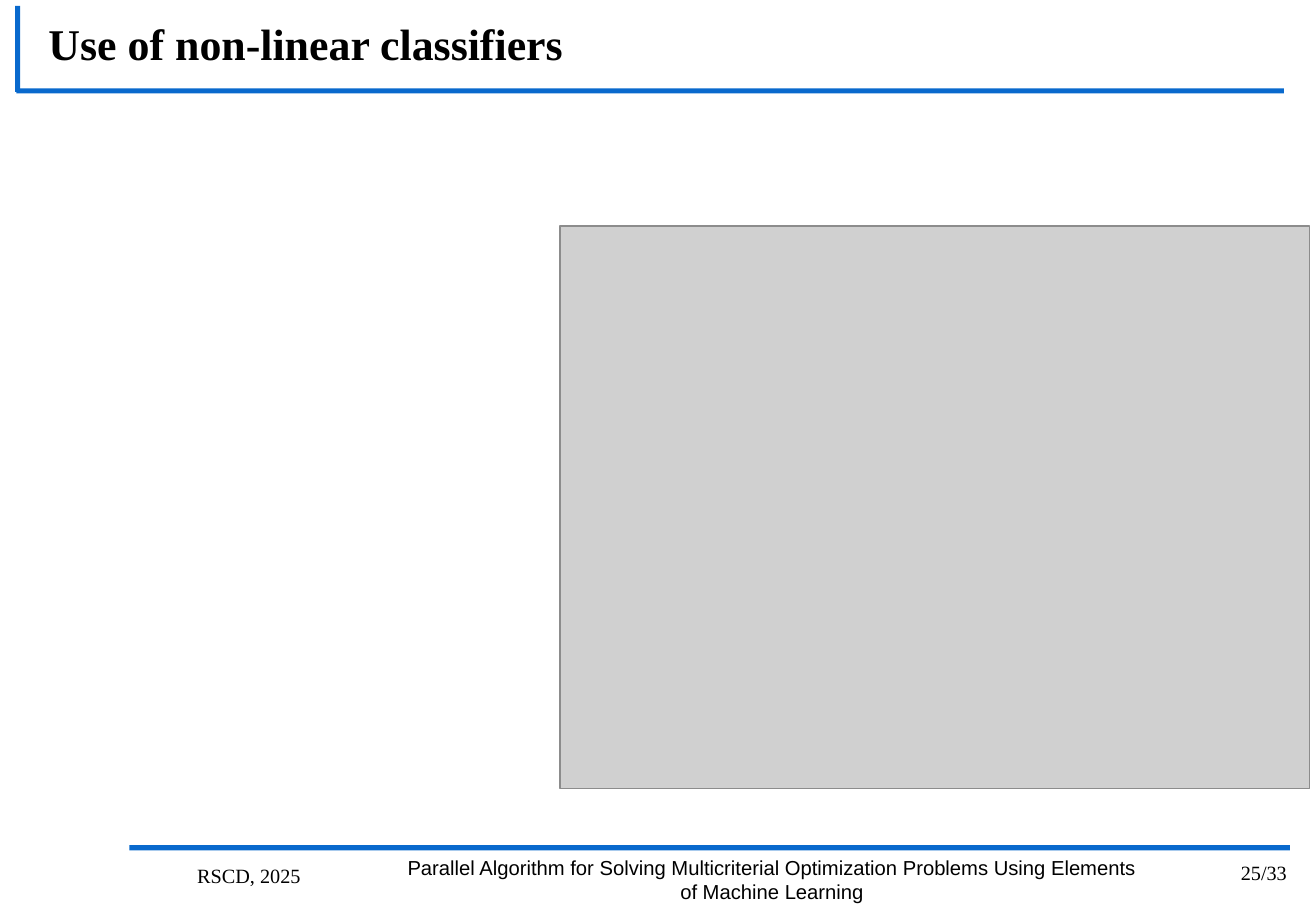
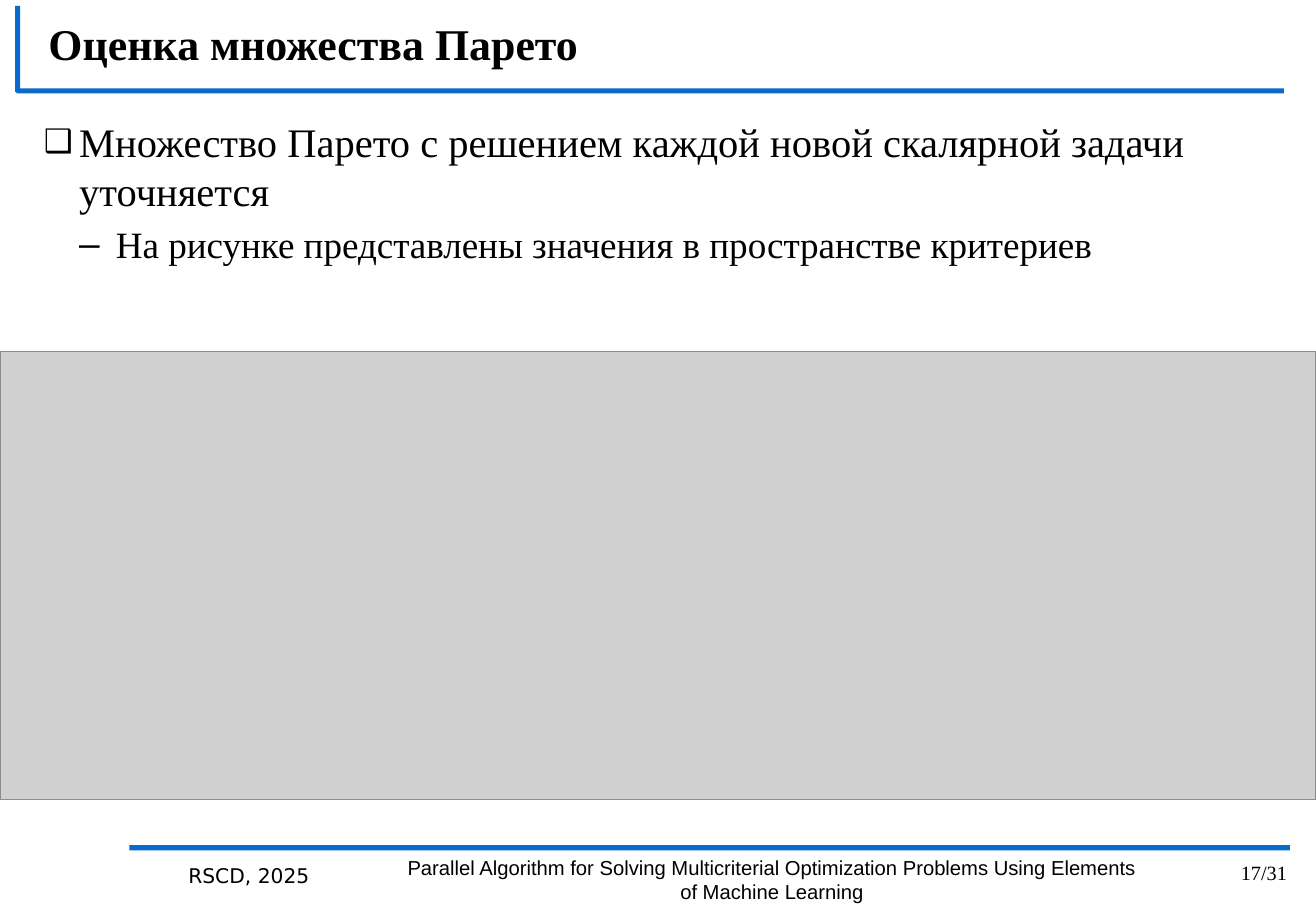
Before and after one commit to kabarkalov/GlobOptPapers, a slide deck: slide 17 of 2025/RSCD_MCO/RSCD25.pptx (slide 25 before the commit). Drawn at 1316x911 pixels with LibreOffice and Linux fonts; fonts in the diff are those of the drawing; grey boxes stand for pictures; background and template pictures are left out. Boxes give left, top, right and bottom in pixels: in the first picture for what was removed or moved away, otherwise in the second. Text is boxed around its words. In the diff, an @@ line names an element or a change of style, - is before the commit and + after.

```diff
--- a/2025/RSCD_MCO/RSCD25.pptx
+++ b/2025/RSCD_MCO/RSCD25.pptx
@@ title at [48, 31, 578, 70]: text changed @@
-Use of non-linear classifiers
+Оценка множества Парето
@@ text added at [79, 129, 1184, 266], 24 pt, text #000000 @@
+❑ Множество Парето с решением каждой новой скалярной задачи уточняется
+  – На рисунке представлены значения в пространстве критериев
@@ picture removed at [560, 226, 1310, 789] @@
@@ picture added at [0, 351, 1316, 800] @@
@@ text "RSCD, 2025" at [188, 868, 309, 886]: font Times New Roman to DejaVu Sans @@
@@ page number at [1241, 866, 1287, 881]: text changed @@
-25/33
+17/31
```
Also in this commit, not shown: 16 other slides changed, 1 slide added, 6 slides removed.
